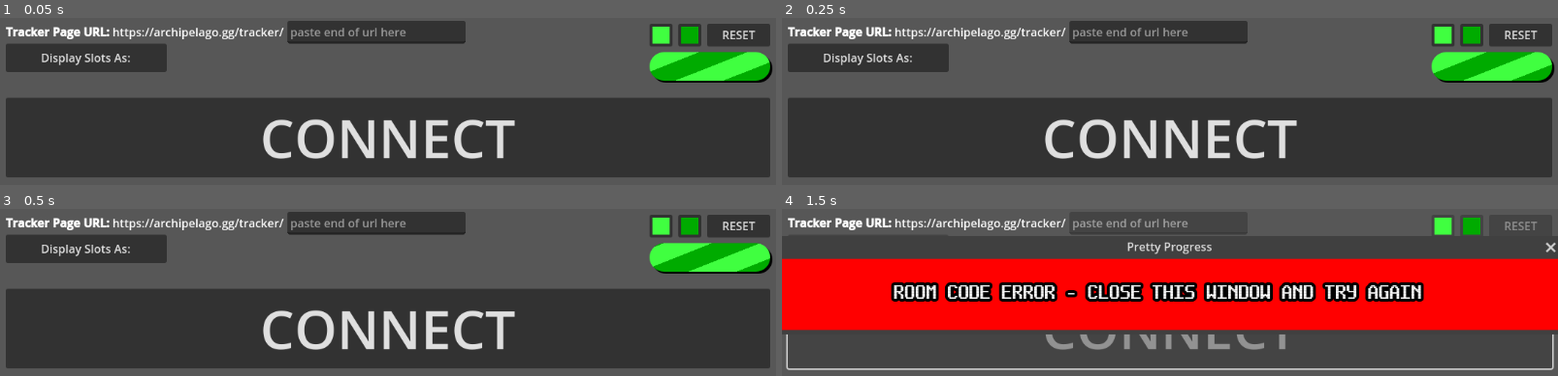
Above: before the commit, frames 1-4 (two rows, left to right).
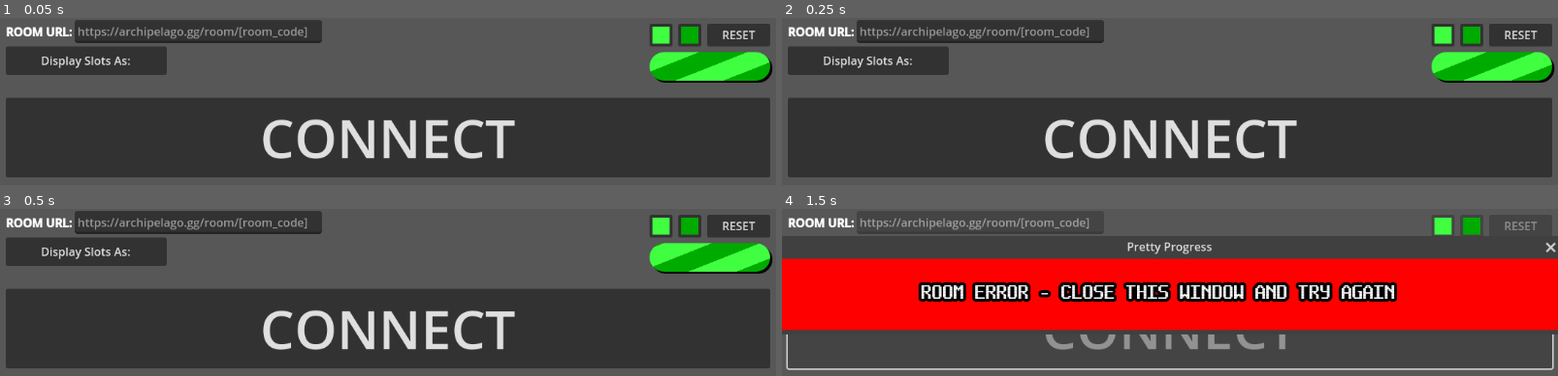
Above: after the commit, the same moments.

Repository: GirambQuamb/Archipelago-Pretty-Progress
Game: Godot game, scene res://launcher.tscn
Same seed, same stepped clock (60 frames per second), same inputs: the game is played once before the commit and once after it.
Inputs:
- Up to frame 1 (0.05 s): no input
- Up to frame 2 (0.25 s): no input
- Up to frame 3 (0.5 s): no input
- Up to frame 4 (1.5 s): click "CONNECT" at 0.5 s

The runs differ from the first frame. In frame 1, 7.5% of the frame differs, in the area x 0-60%, y 1-35%; in frame 2, 7.5%; in frame 3, 7.5%; in frame 4, 8.0%, in the area x 0-83%, y 5-56%.

Commit message:
Rewrite to use API
- Uses the Archipelago API to grab all the data
- Changed the user-set URL to be the room URL
- Cleaned up text displaying code

Diff:
--- a/src/launcher.gd
+++ b/src/launcher.gd
@@ -1,10 +1,15 @@
 extends Control
 
 ### Global variables ###
-var url : String # Multiworld tracker URL
+var url : String # Room URL
+var tracker_id : String # Tracker suuid
+
+enum Request {ROOM, TOTALS, PROGRESS}
+var request_type : int = Request.ROOM
 
 var slot_data : Dictionary # Slot info (player, game, progress)
-var slot_index : int = 0 # Used for progressing through slots
+var slot_index : int = 0 # Used for progressing through slots for data
+var chosen_slot_index : int = 0 # Used for progressing through slots for display
 
 enum Display_Mode {PLAYER, GAME, BOTH} # Whether to show players, games or both
 var display_mode : int = 0 # TODO - Actually give the option to show both...
@@ -52,13 +57,13 @@
 	# Initialize subwindow transparency
 	display_parent_a.modulate.a = 0
 
-	progress_window.visible = false
-
-	http_request.request_completed.connect(_on_request_completed)
-
-	display_selection.get_popup().id_pressed.connect(_on_menu_button_pressed)
-
-func _on_menu_button_pressed(id : int) -> void:
+	hide_tracker()
+
+	http_request.request_completed.connect(http_request_completed)
+
+	display_selection.get_popup().id_pressed.connect(select_slot_option)
+
+func select_slot_option(id : int) -> void:
 	display_mode = id
 	for i in range(0,display_selection.get_popup().item_count):
 		display_selection.get_popup().set_item_checked(i, false)
@@ -78,88 +83,90 @@
 	disable_buttons()
 
 	# Set URL
-	url = "https://archipelago.gg/tracker/" + url_lineedit.text
-
-	# Validate URL
-	## Used to have something here... but that was before git lol
-
-	# Send http request
-	http_request.request(url)
-
-	progress_window.visible = true
-	display_error.visible = false
-
-	timer.start()
-
-func _on_request_completed(_result, _response_code, _headers, _body):
-	if _response_code == 200: # idk what this response code means but it works
-		populate_data(_body)
+	url = url_lineedit.text
+
+	request_room()
+
+func request_room():
+	show_tracker()
+	if url.contains("/room/"):
+		http_request.request(url.split("/room/")[0] + "/api/room_status/" + url.split("/room/")[1])
+		display_error.visible = false
 	else:
 		display_error.visible = true
 
-
-func populate_data(_body):
-	# Get the table, just the games no header or footer
-	var table = _body.get_string_from_utf8().split('<tbody>')[1].split('</tbody>')[0]
-
-	# Regular expressions... eww!
-
-	## GAME DATA
-	var regex = RegEx.new()
-	regex.compile('<td.*?>(.|\n)*?</td>')
-
-	# Number of games
-	var game_count = regex.search_all(table).size()/7
-
-	# Currently parsed slot
-	var current_slot = ""
-	# Currently parsed slot's player
-	var current_player = ""
-	# Currently parsed slot's game
-	var current_game = ""
-	# Currently parsed slot's progress
-	var current_progress = ""
-
-
-	# Column counter, 1 for player, 2 for game, 4 for progress
-	var column = 0
-	for result in regex.search_all(table):
-		if column %7 == 0:
-			current_slot = result.get_string().split('>')[2].split('<')[0].strip_edges().replace("&#39;", "'")
-		elif column %7 == 1:
-			current_player = result.get_string().split('>')[1].split('<')[0].strip_edges().replace("&#39;", "'")
-		elif column % 7 == 2:
-			current_game = result.get_string().split('>')[1].split('<')[0].strip_edges().replace("&#39;", "'")
-		elif column % 7 == 4:
-			current_progress = result.get_string().split('>')[1].split('<')[0].strip_edges()
-
-		slot_data[current_slot] = {
-			"player": current_player,
-			"game": current_game,
-			"progress": current_progress
+func http_request_completed(_result, _response_code, _headers, _body):
+	if _response_code == 200:
+		var parse_result = JSON.parse_string(_body.get_string_from_utf8())
+		if parse_result is Dictionary:
+			match request_type:
+				Request.ROOM:
+					set_slot_data(parse_result)
+				Request.TOTALS:
+					set_total_data(parse_result)
+				Request.PROGRESS:
+					set_progress_data(parse_result)
+		else:
+			display_error.visible = true
+	else:
+		display_error.visible = true
+
+func set_slot_data(room_data):
+	for player in room_data["players"]:
+		slot_data[slot_index] = {
+			"player": player[0],
+			"game": player[1],
+			"progress": "",
+			"total": ""
 		}
-		column+=1
-
-	## ALL DATA
-	table = _body.get_string_from_utf8().split('<tfoot>')[1].split('</tfoot>')[0]
-
-	regex.compile('<td.*?>(.|\n)*?</td>')
-	var total_checks = regex.search_all(table)[3].get_string().split('>')[1].split('<')[0].strip_edges()
-
-	slot_data["TOTAL"] = {
+		slot_index += 1
+
+	slot_data[slot_index] = {
 		"player": "Total Checks",
 		"game": "Total Checks",
-		"progress": total_checks
+		"progress": "",
+		"total": ""
 	}
 
+	slot_index = 0
+	request_type = Request.TOTALS
+	tracker_id = room_data["tracker"]
+	http_request.request(url.split("/room/")[0] + "/api/static_tracker/" + tracker_id)
+
+func set_total_data(total_data):
+	var total = 0
+	for player in total_data["player_locations_total"]:
+		slot_data[slot_index]["total"] = player["total_locations"]
+
+		total += int(player["total_locations"])
+		slot_index += 1
+
+	slot_data[slot_index]["total"] = str(total)
+
+	slot_index = 0
+	request_type = Request.PROGRESS
+	http_request.request(url.split("/room/")[0] + "/api/tracker/" + tracker_id)
+
+	timer.start()
+
+func set_progress_data(progress_data):
+	for player in progress_data["player_checks_done"]:
+		slot_data[slot_index]["progress"] = player["locations"].size()
+
+		slot_index += 1
+
+	slot_data[slot_index]["progress"] = progress_data["total_checks_done"][0]["checks_done"]
+
 	populate_text()
-
+	slot_index = 0
 
 func reset_data():
-	progress_window.visible = false
+	hide_tracker()
 	timer.stop()
 	slot_index = 0
+	chosen_slot_index = 0
 	slot_data.clear()
+	request_type = Request.ROOM
 
 func _on_single_game_window_close_requested() -> void:
 	reset_data()
@@ -168,36 +175,35 @@
 func populate_text():
 	start_transition()
 
-	# Expression for math
-	var expression = Expression.new()
-
 	# Choose a slot to display
-	var chosen_slot = slot_data.keys()[slot_index % slot_data.keys().size()]
-
-	if slot_index % 2 == 0:
+	var chosen_slot = slot_data.keys()[chosen_slot_index % slot_data.keys().size()]
+
+	# Checks as fraction
+	var check_fraction = "%s/%s" % [str(slot_data[chosen_slot]["progress"]).replace(".0",""), str(slot_data[chosen_slot]["total"]).replace(".0","")]
+	# Checks as percentage
+	var check_percentage = float(slot_data[chosen_slot]["progress"])/float(slot_data[chosen_slot]["total"])
+
+	if chosen_slot_index % 2 == 0:
 		## NODE 1
-		expression.parse(slot_data[chosen_slot]["progress"]+".0")
-		match display_mode:
-			Display_Mode.PLAYER:
-				display_text_a.text = "[center]%s: %s[/center]" % [slot_data[chosen_slot]["player"], slot_data[chosen_slot]["progress"]]
-			Display_Mode.GAME:
-				display_text_a.text = "[center]%s: %s[/center]" % [slot_data[chosen_slot]["game"], slot_data[chosen_slot]["progress"]]
-		progress_bar_a.position.x = expression.execute() * 1000 - 1000+40
+		set_text(display_text_a, chosen_slot, check_fraction)
+		progress_bar_a.position.x = check_percentage * 1000 - 1000+40
 	else:
 		## NODE 2
-		expression.parse(slot_data[chosen_slot]["progress"]+".0")
-		match display_mode:
-			Display_Mode.PLAYER:
-				display_text_b.text = "[center]%s: %s[/center]" % [slot_data[chosen_slot]["player"], slot_data[chosen_slot]["progress"]]
-			Display_Mode.GAME:
-				display_text_b.text = "[center]%s: %s[/center]" % [slot_data[chosen_slot]["game"], slot_data[chosen_slot]["progress"]]
-		progress_bar_b.position.x = expression.execute() * 1000 - 1000+40
+		set_text(display_text_b, chosen_slot, check_fraction)
+		progress_bar_b.position.x = check_percentage * 1000 - 1000+40
 
 	# Move to the next slot
-	slot_index += 1
+	chosen_slot_index += 1
+
+func set_text(text_label : RichTextLabel, _slot : int, _checks : String):
+	match display_mode:
+		Display_Mode.PLAYER:
+			text_label.text = "[center]%s: %s[/center]" % [slot_data[_slot]["player"], _checks]
+		Display_Mode.GAME:
+			text_label.text = "[center]%s: %s[/center]" % [slot_data[_slot]["game"], _checks]
 
 func _on_timer_timeout() -> void:
-	http_request.request(url)
+	http_request.request(url.split("/room/")[0] + "/api/tracker/" + tracker_id)
 
 func start_transition():
 	var tween = get_tree().create_tween()
@@ -226,3 +232,9 @@
 	color_picker_1.disabled = false
 	color_picker_2.disabled = false
 	color_reset_button.disabled = false
+
+func show_tracker() -> void:
+	progress_window.visible = true
+
+func hide_tracker() -> void:
+	progress_window.visible = false
--- a/src/launcher.tscn
+++ b/src/launcher.tscn
@@ -36,7 +36,7 @@
 grow_horizontal = 2
 grow_vertical = 2
 script = ExtResource("1_e8q7a")
-http_request = NodePath("HTTPRequest")
+http_request = NodePath("HTTP Request")
 timer = NodePath("Single Game Window/Timer")
 display_selection = NodePath("Options/Display Mode/Slot Display Mode Button")
 url_lineedit = NodePath("Options/URL/URL Line")
@@ -72,11 +72,11 @@
 
 [node name="URL Line" type="LineEdit" parent="Options/URL"]
 layout_mode = 0
-offset_left = 400.0
-offset_top = 4.0
-offset_right = 648.0
-offset_bottom = 36.0
-placeholder_text = "paste end of url here"
+offset_left = 104.0
+offset_top = 3.0
+offset_right = 448.0
+offset_bottom = 35.0
+placeholder_text = "https://archipelago.gg/room/[room_code]"
 context_menu_enabled = false
 emoji_menu_enabled = false
 
@@ -84,10 +84,10 @@
 layout_mode = 0
 offset_left = 8.0
 offset_top = 8.0
-offset_right = 400.0
+offset_right = 104.0
 offset_bottom = 48.0
 bbcode_enabled = true
-text = "[b]Tracker Page URL:[/b] https://archipelago.gg/tracker/"
+text = "[b]ROOM URL:[/b]"
 
 [node name="Display Mode" type="Control" parent="Options"]
 anchors_preset = 0
@@ -97,9 +97,9 @@
 [node name="Slot Display Mode Button" type="MenuButton" parent="Options/Display Mode"]
 layout_mode = 0
 offset_left = 8.0
-offset_top = 36.0
+offset_top = 40.0
 offset_right = 232.0
-offset_bottom = 76.0
+offset_bottom = 80.0
 text = "Display Slots As:"
 flat = false
 item_count = 2
@@ -189,7 +189,7 @@
 theme_override_font_sizes/font_size = 75
 text = "CONNECT"
 
-[node name="HTTPRequest" type="HTTPRequest" parent="."]
+[node name="HTTP Request" type="HTTPRequest" parent="."]
 
 [node name="Single Game Window" type="Window" parent="."]
 auto_translate_mode = 1
@@ -298,7 +298,7 @@
 offset_bottom = 1184.0
 theme = ExtResource("4_uy6ji")
 bbcode_enabled = true
-text = "[center]ROOM CODE ERROR - CLOSE THIS WINDOW AND TRY AGAIN[/center]"
+text = "[center]ROOM ERROR - CLOSE THIS WINDOW AND TRY AGAIN[/center]"
 fit_content = true
 scroll_active = false
 
Not shown, changed: .gitignore
